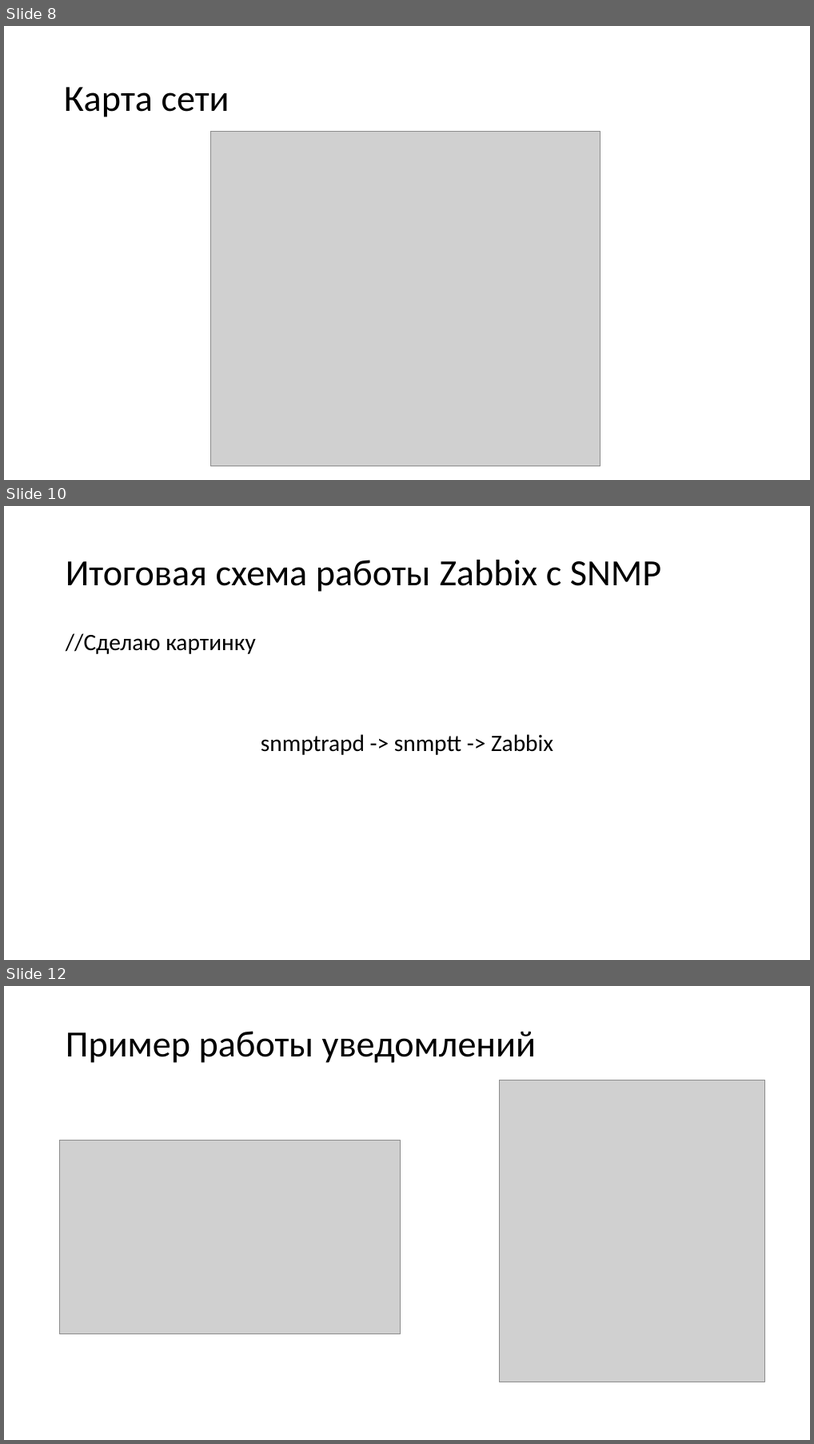
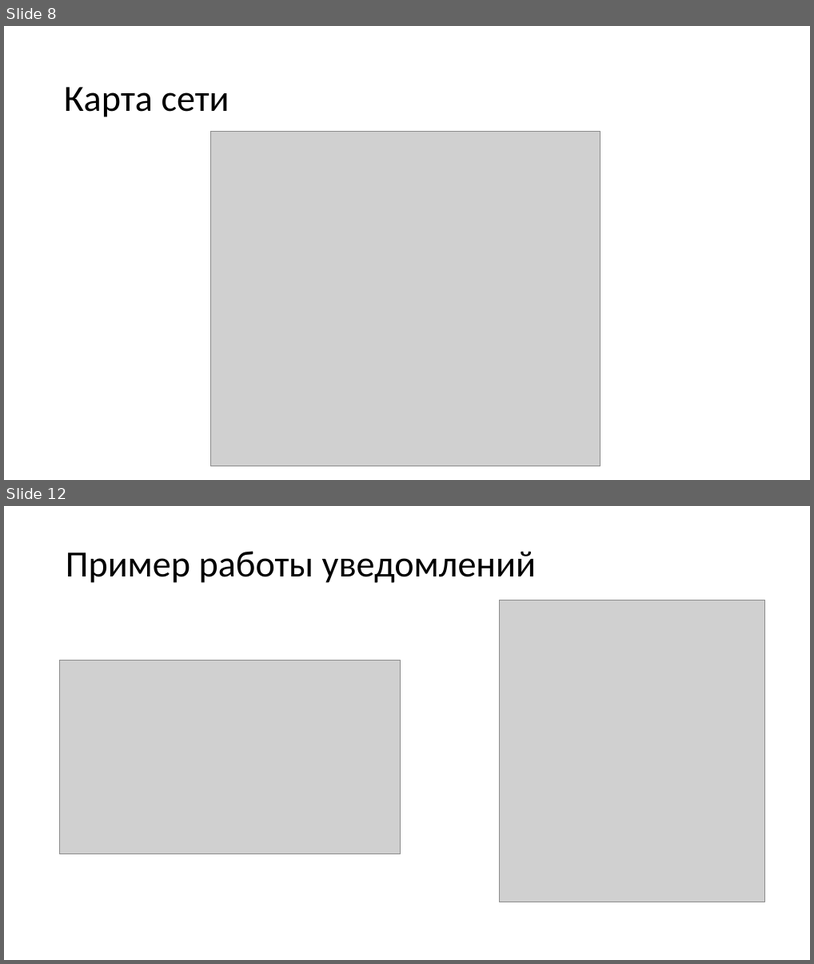
Before and after one commit to RanFog/VKR, a slide deck: Презентация к защите.pptx. Shown one above the other, each under a label of ours: slides 8, 10 and 12 before the commit, slides 8 and 12 after it; the slides between them are not shown. The pictures are 814x1444 and 814x964 pixels, drawn with LibreOffice and Linux fonts; fonts in the diff are those of the drawing; grey boxes stand for pictures. Boxes give left, top, right and bottom in pixels: in the first picture for what was removed or moved away, otherwise in the second. Text is boxed around its words. In the diff, an @@ line names an element or a change of style, - is before the commit and + after.

```diff
--- a/Презентация к защите.pptx
+++ b/Презентация к защите.pptx
@@ slide 10 removed at box(4, 506, 810, 960), background #FFFFFF @@
@@ title removed at box(66, 560, 662, 592) @@
-Итоговая схема работы Zabbix с SNMP
@@ text removed at box(66, 633, 554, 755) @@
-//Сделаю картинку
-snmptrapd -> snmptt -> Zabbix
```
Also in this commit, not shown: 5 slides changed, 1 slide added, 10 other files.
